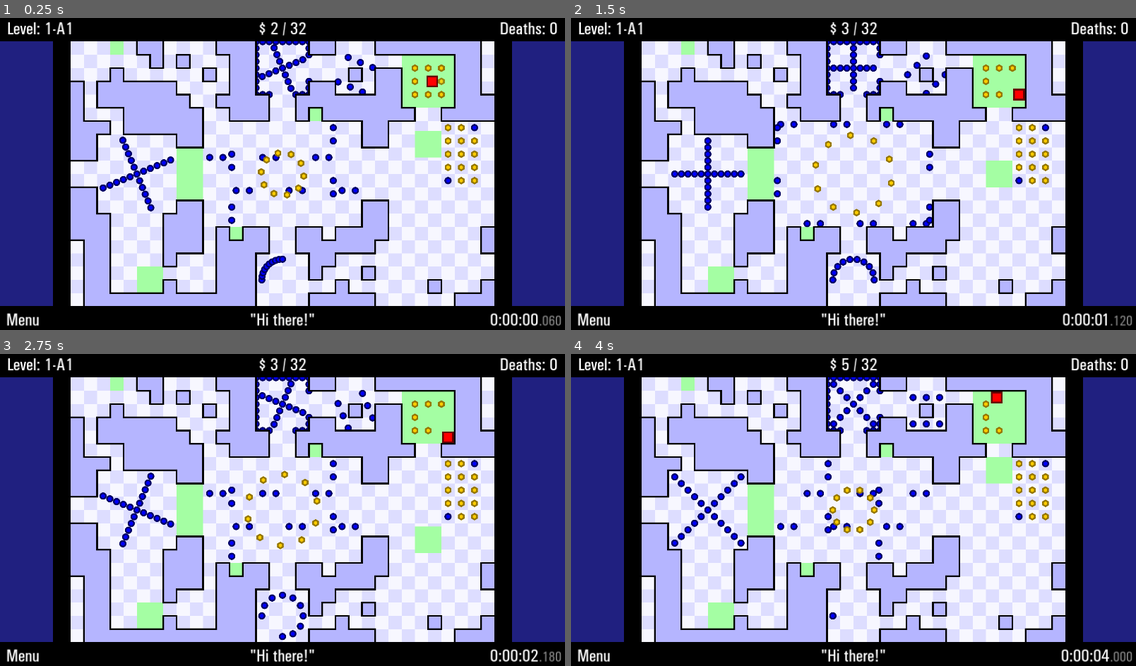
Above: before the commit, frames 1-4 (two rows, left to right).
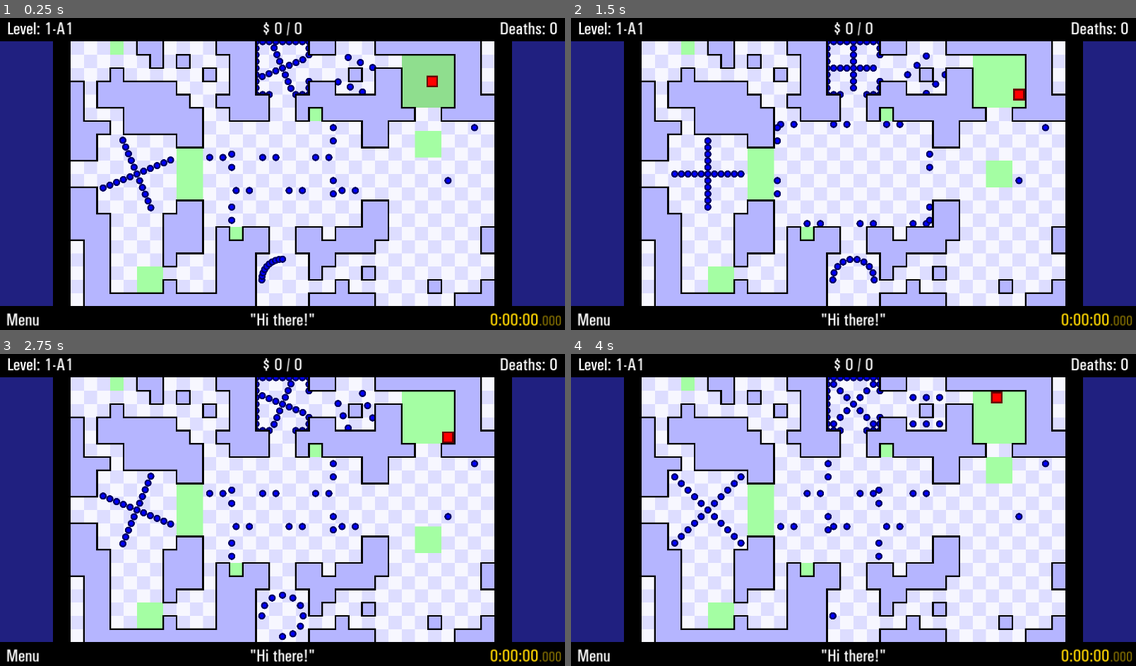
Above: after the commit, the same moments.

Repository: JustVictorGD/TWHG-Remake-Template
Game: Godot game, scene res://scenes/main.tscn
Same seed, same stepped clock (60 frames per second), same inputs: the game is played once before the commit and once after it.
Inputs:
- Up to frame 1 (0.25 s): no input
- Up to frame 2 (1.5 s): hold D (right) 0.53-1.28 s; hold S (down) from 1.28 s (still down)
- Up to frame 3 (2.75 s): release S (down) at 2.03 s; hold D (right) from 2.03 s (still down)
- Up to frame 4 (4 s): release D (right) at 2.78 s; hold W (up) 2.78-3.53 s; hold A (left) from 3.53 s (still down)

The runs differ from the first frame. In frame 1, 2.4% of the frame differs, in the area x 45-100%, y 1-99%; in frame 2, 1.3%; in frame 3, 1.2%; in frame 4, 1.2%.

Commit message:
Made it possible to win in 0 ticks

Diff:
--- a/levels/level 1/1-b2.tscn
+++ b/levels/level 1/1-b2.tscn
@@ -4,7 +4,6 @@
 [ext_resource type="Texture2D" uid="uid://do5n0llfexv0p" path="res://assets/Floors/Blue Floor.png" id="2_uaan5"]
 [ext_resource type="PackedScene" uid="uid://bf8htjaobfs6b" path="res://! favorites/checkpoint.tscn" id="3_8visq"]
 [ext_resource type="Script" path="res://! favorites/animation_player.gd" id="4_ujssf"]
-[ext_resource type="PackedScene" uid="uid://b1dbw36tkmvwy" path="res://! favorites/coin.tscn" id="5_3mxlm"]
 [ext_resource type="PackedScene" uid="uid://d2tu2qgth8he6" path="res://! favorites/blue_enemy.tscn" id="6_i7507"]
 [ext_resource type="PackedScene" uid="uid://d11iiu0r66rbe" path="res://scenes/tile_map.tscn" id="7_mg4fx"]
 [ext_resource type="PackedScene" uid="uid://dfobwvq7x8k6i" path="res://! favorites/circle.tscn" id="7_v8775"]
@@ -294,72 +293,6 @@
 
 [node name="Coins" type="Node2D" parent="."]
 
-[node name="Coin" parent="Coins" instance=ExtResource("5_3mxlm")]
-position = Vector2(1248, 96)
-
-[node name="Coin2" parent="Coins" instance=ExtResource("5_3mxlm")]
-position = Vector2(1296, 96)
-
-[node name="Coin3" parent="Coins" instance=ExtResource("5_3mxlm")]
-position = Vector2(1344, 96)
-
-[node name="Coin4" parent="Coins" instance=ExtResource("5_3mxlm")]
-position = Vector2(1248, 144)
-
-[node name="Coin5" parent="Coins" instance=ExtResource("5_3mxlm")]
-position = Vector2(1296, 144)
-
-[node name="Coin6" parent="Coins" instance=ExtResource("5_3mxlm")]
-position = Vector2(1344, 144)
-
-[node name="Coin7" parent="Coins" instance=ExtResource("5_3mxlm")]
-position = Vector2(1248, 192)
-
-[node name="Coin8" parent="Coins" instance=ExtResource("5_3mxlm")]
-position = Vector2(1296, 192)
-
-[node name="Coin9" parent="Coins" instance=ExtResource("5_3mxlm")]
-position = Vector2(1344, 192)
-
-[node name="Coin11" parent="Coins" instance=ExtResource("5_3mxlm")]
-position = Vector2(1368, 312)
-
-[node name="Coin12" parent="Coins" instance=ExtResource("5_3mxlm")]
-position = Vector2(1416, 312)
-
-[node name="Coin14" parent="Coins" instance=ExtResource("5_3mxlm")]
-position = Vector2(1416, 360)
-
-[node name="Coin15" parent="Coins" instance=ExtResource("5_3mxlm")]
-position = Vector2(1464, 360)
-
-[node name="Coin16" parent="Coins" instance=ExtResource("5_3mxlm")]
-position = Vector2(1368, 408)
-
-[node name="Coin17" parent="Coins" instance=ExtResource("5_3mxlm")]
-position = Vector2(1416, 408)
-
-[node name="Coin18" parent="Coins" instance=ExtResource("5_3mxlm")]
-position = Vector2(1464, 408)
-
-[node name="Coin19" parent="Coins" instance=ExtResource("5_3mxlm")]
-position = Vector2(1368, 456)
-
-[node name="Coin20" parent="Coins" instance=ExtResource("5_3mxlm")]
-position = Vector2(1416, 456)
-
-[node name="Coin21" parent="Coins" instance=ExtResource("5_3mxlm")]
-position = Vector2(1464, 456)
-
-[node name="Coin22" parent="Coins" instance=ExtResource("5_3mxlm")]
-position = Vector2(1416, 504)
-
-[node name="Coin23" parent="Coins" instance=ExtResource("5_3mxlm")]
-position = Vector2(1464, 504)
-
-[node name="Coin24" parent="Coins" instance=ExtResource("5_3mxlm")]
-position = Vector2(1368, 360)
-
 [node name="Enemies" type="Node2D" parent="."]
 metadata/_edit_lock_ = true
 
@@ -722,7 +655,7 @@
 [node name="Circle2" parent="Circles" instance=ExtResource("7_v8775")]
 position = Vector2(768, 480)
 radius = 1.5
-object_count = 10
+object_count = 0
 object_type = 1
 
 [node name="AnimationPlayer" type="AnimationPlayer" parent="Circles/Circle2"]
--- a/scenes/player.tscn
+++ b/scenes/player.tscn
@@ -5,6 +5,7 @@
 
 [node name="Player" type="Node2D"]
 script = ExtResource("1_vn2t1")
+velocity = Vector2i(250, 0)
 
 [node name="CanvasGroup" type="CanvasGroup" parent="."]
 
--- a/scripts/checkpoint.gd
+++ b/scripts/checkpoint.gd
@@ -26,6 +26,9 @@
 var hitbox: Rect2
 
 func _ready() -> void:
+	if type == types.START_AND_FINISH and AreaManager.money >= AreaManager.max_money:
+		select()
+
 	if is_start():
 		state = states.SELECTED
 
--- a/scripts/player.gd
+++ b/scripts/player.gd
@@ -2,6 +2,8 @@
 
 const PLAYER_SIZE: Vector2 = Vector2(42, 42)
 
+@export var speed: int = 1000 # One pixel per tick is 1,000
+@export var velocity: Vector2i = Vector2i(0, 0)
 @export_range(0, 41) var sliding_sensitivity: int = 32
 
 enum subpixel {
@@ -33,9 +35,7 @@
 # Movement
 var subpixels: Vector2i = Vector2i(subpixel.DEFAULT, subpixel.DEFAULT)
 var movement_direction: Vector2 = Vector2.ZERO # Primarily used for corner sliding.
-var velocity: Vector2i
 
-var speed: int = 1000 # One pixel per tick is 1,000
 
 
 func _ready() -> void:
@@ -53,11 +53,6 @@
 
 
 func movement_update() -> void:
-	velocity = Vector2i.ZERO
-
-	# Conveyor effect
-	velocity += Vector2i(250, 0)
-
 	if not dead:
 		movement_direction.x = (int(Input.is_action_pressed("right")) \
 				- int(Input.is_action_pressed("left")))
@@ -69,7 +64,6 @@
 
 	move(Collider.corner_slide(hitbox, Collider.walls, \
 			sliding_sensitivity, velocity, movement_direction) * speed)
-
 	move_to(Collider.push_out_of_walls(hitbox, subpixels, Collider.walls))
 
 
